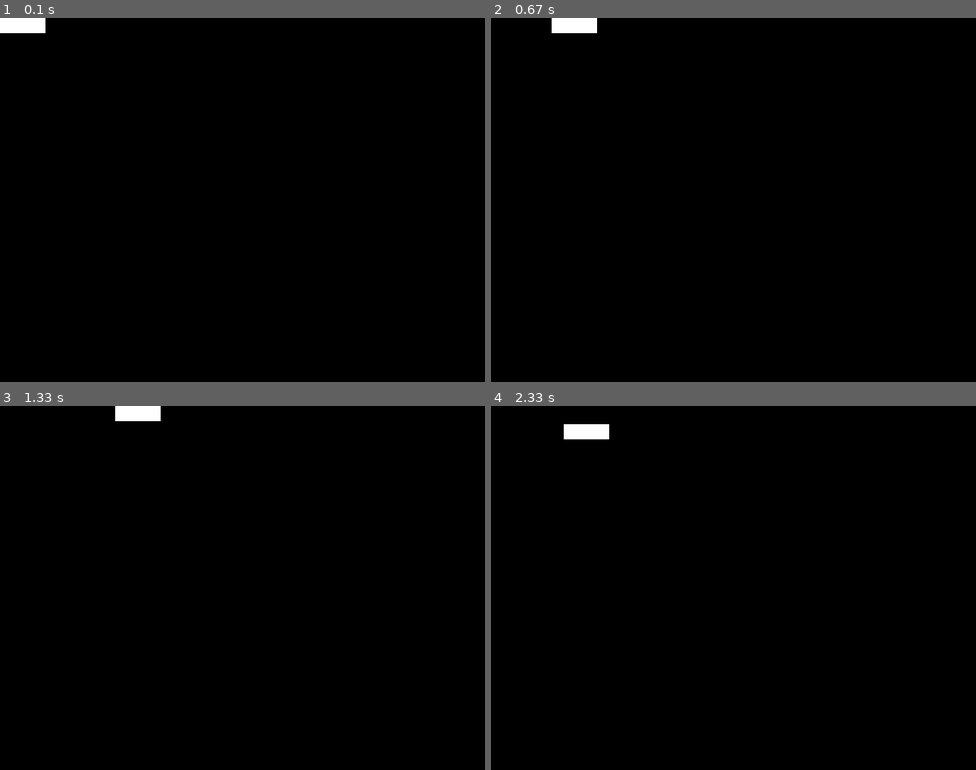
Above: before the commit, frames 1-4 (two rows, left to right).
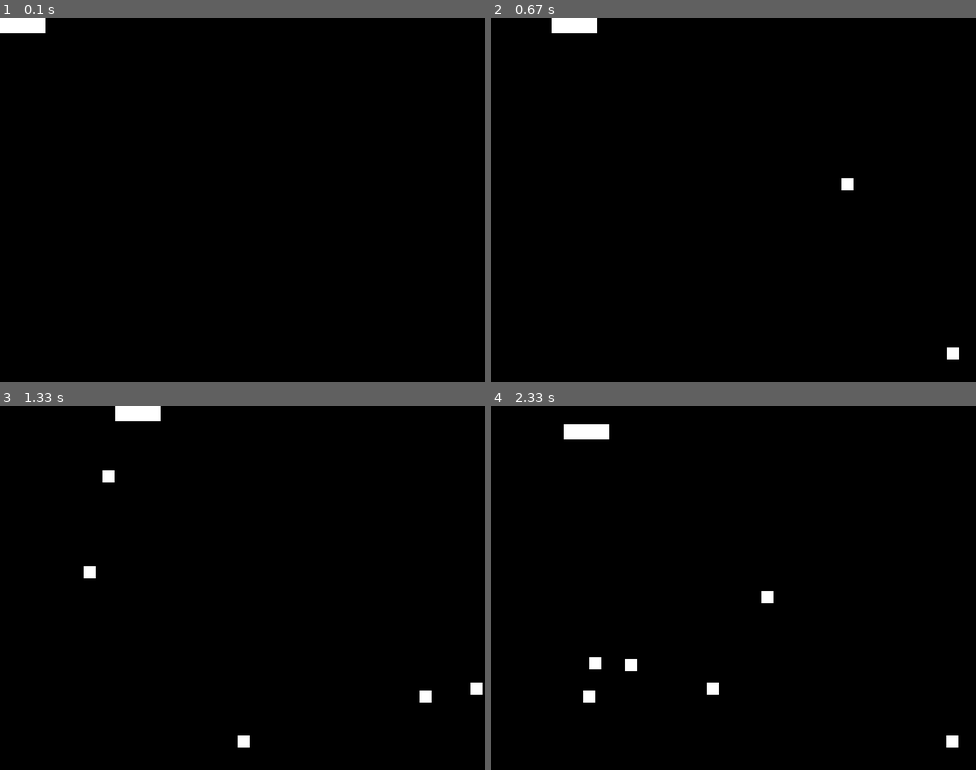
Above: after the commit, the same moments.

Repository: SaberHardy/pyGame
Game: pygame game, started from main.py
Two runs of this game, one before a commit and one after it. Both use one fixed random seed, a clock stepped at 60 frames per second and the inputs below.
Inputs:
- Up to frame 1 (0.1 s): no input
- Up to frame 2 (0.67 s): hold Right from 0.33 s (still down)
- Up to frame 3 (1.33 s): release Right at 0.8 s; hold Up 0.83-1.13 s; hold Right from 1.17 s (still down)
- Up to frame 4 (2.33 s): release Right at 1.63 s; hold Left 1.67-2.2 s; hold Down from 2.23 s (still down)

Frame 1 is identical in both runs. In frame 2, 0.2% of the frame differs, in the area x 72-97%, y 44-94%; in frame 3, 0.4%; in frame 4, 0.5%, in the area x 19-97%, y 50-94%.

Commit message:
add enemies to the screen

Diff:
--- /dev/null
+++ b/classes/enemy.py
@@ -0,0 +1,23 @@
+import random
+import pygame
+
+SCREEN_WIDTH = 800
+SCREEN_HEIGHT = 600
+
+
+class Enemy(pygame.sprite.Sprite):
+    def __init__(self):
+        super(Enemy, self).__init__()
+        self.surface = pygame.Surface((20, 20))
+        self.surface.fill((255, 255, 255))
+        self.rectangle = self.surface.get_rect(
+            center=(
+                random.randint(SCREEN_WIDTH + 20, SCREEN_WIDTH + 100),
+                random.randint(0, SCREEN_HEIGHT))
+        )
+        self.speed = random.randint(5, 20)
+
+    def update(self) -> None:
+        self.rectangle.move_ip(-self.speed, 0)
+        if self.rectangle.right < 0:
+            self.kill()
--- a/classes/player.py
+++ b/classes/player_user.py
@@ -14,9 +14,9 @@
 class Player(pygame.sprite.Sprite):
 
     def __init__(self):
+        super(Player, self).__init__()
         self.SCREEN_WIDTH = 800
         self.SCREEN_HEIGHT = 600
-        super(Player, self).__init__()
         self.surface = pygame.Surface((75, 25))
         self.surface.fill((255, 255, 255))
         print('user printed')
--- a/main.py
+++ b/main.py
@@ -1,5 +1,7 @@
 import pygame
-from classes.player import Player
+
+from classes.enemy import Enemy
+from classes.player_user import Player
 
 # Import keys to control the game
 from pygame.locals import (
@@ -15,11 +17,19 @@
 
 pygame.init()
 
+ADDENEMY = pygame.USEREVENT + 1
+pygame.time.set_timer(ADDENEMY, 250)
+
 # This object is created from the player class that inherits from Player Main class
 player = Player()
 # Create the screen object
 # The size is determined by the constant SCREEN_WIDTH and SCREEN_HEIGHT
 screen = pygame.display.set_mode((player.SCREEN_WIDTH, player.SCREEN_HEIGHT))
+
+enemies = pygame.sprite.Group()
+
+all_sprites = pygame.sprite.Group()
+all_sprites.add(player)
 
 running = True
 
@@ -33,9 +43,16 @@
         elif event.type == QUIT:
             running = False
 
+        elif event.type == ADDENEMY:
+            new_enemy = Enemy()
+            enemies.add(new_enemy)
+            all_sprites.add(new_enemy)
+
     # This will return a set of keys and check for user input
     pressed_keys = pygame.key.get_pressed()
     player.update(pressed_keys)
+
+    enemies.update()
     # Turn the screen from black(Default color) to White color
     # screen.fill((255, 255, 255))
     #
@@ -45,6 +62,9 @@
     screen.fill((0, 0, 0))
     # rectangle = surface.get_rect()
 
+    # Draw all spirites
+    for entity in all_sprites:
+        screen.blit(entity.surface, entity.rectangle)
     # surface_center = (
     #     (SCREEN_WIDTH - surface.get_width()) / 2,
     #     (SCREEN_HEIGHT - surface.get_height()) / 2)
